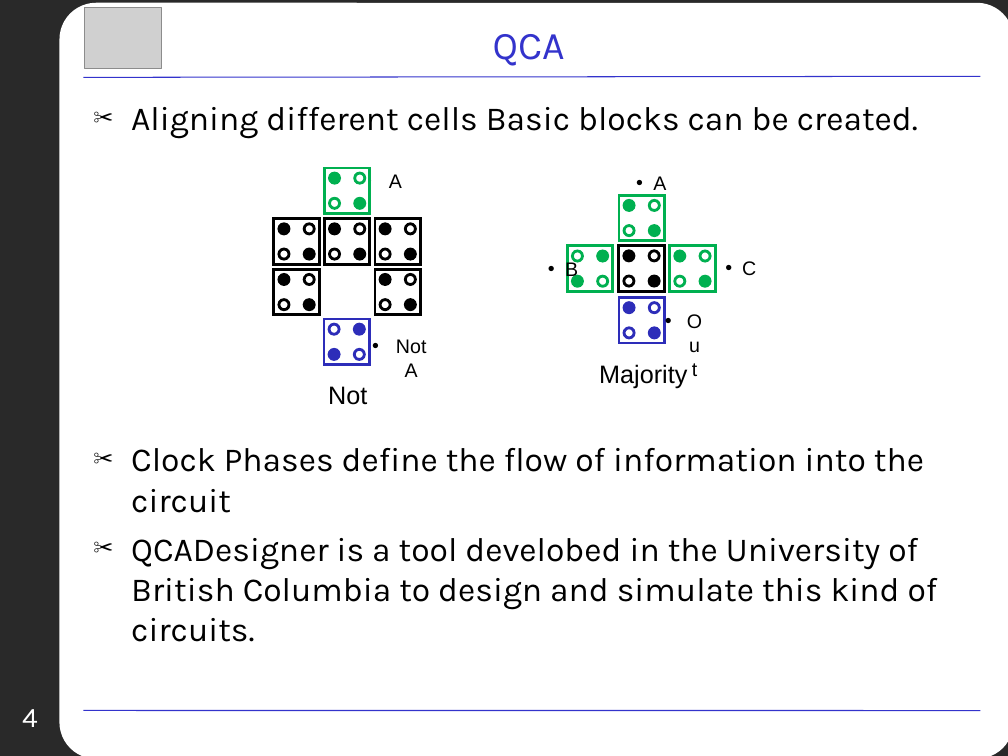
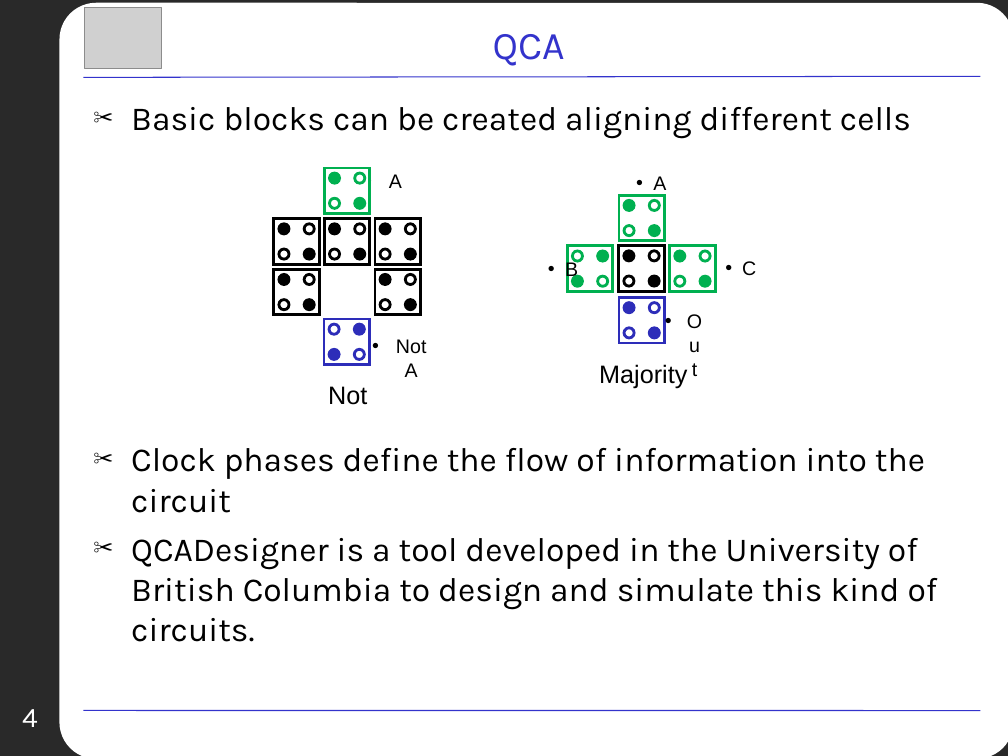
Before and after one commit to Anthz/qcadesigner-cuda, a slide deck: slide 4 of docs/bistable/PPT/Presentation.ppt. Drawn at 1008x756 pixels with LibreOffice and Linux fonts; fonts in the diff are those of the drawing; grey boxes stand for pictures; background and template pictures are left out. Boxes give left, top, right and bottom in pixels: in the first picture for what was removed or moved away, otherwise in the second. Text is boxed around its words. In the diff, an @@ line names an element or a change of style, - is before the commit and + after.

```diff
--- a/docs/bistable/PPT/Presentation.ppt
+++ b/docs/bistable/PPT/Presentation.ppt
@@ text at (131,107,938,642): text changed @@
-✂ Aligning different cells Basic blocks can be created.
-✂ Clock Phases define the flow of information into the circuit
-✂ QCADesigner is a tool develobed in the University of British Columbia to design and simulate this kind of circuits.
+✂ Basic blocks can be created aligning different cells
+✂ Clock phases define the flow of information into the circuit
+✂ QCADesigner is a tool developed in the University of British Columbia to design and simulate this kind of circuits.
```
Also in this commit, not shown: 10 other slides changed, 4 slides added, 3 slides removed, 1 other file.
